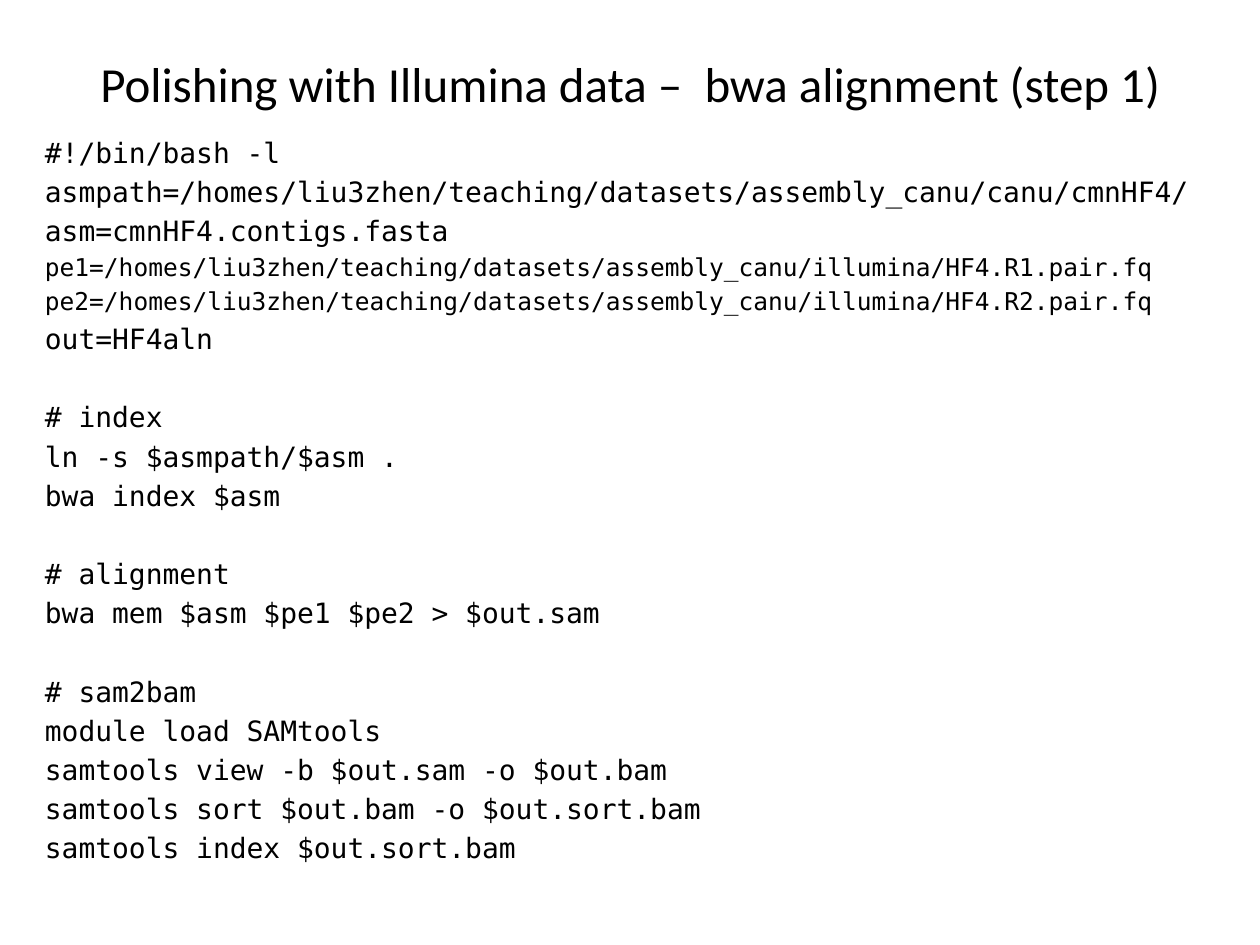
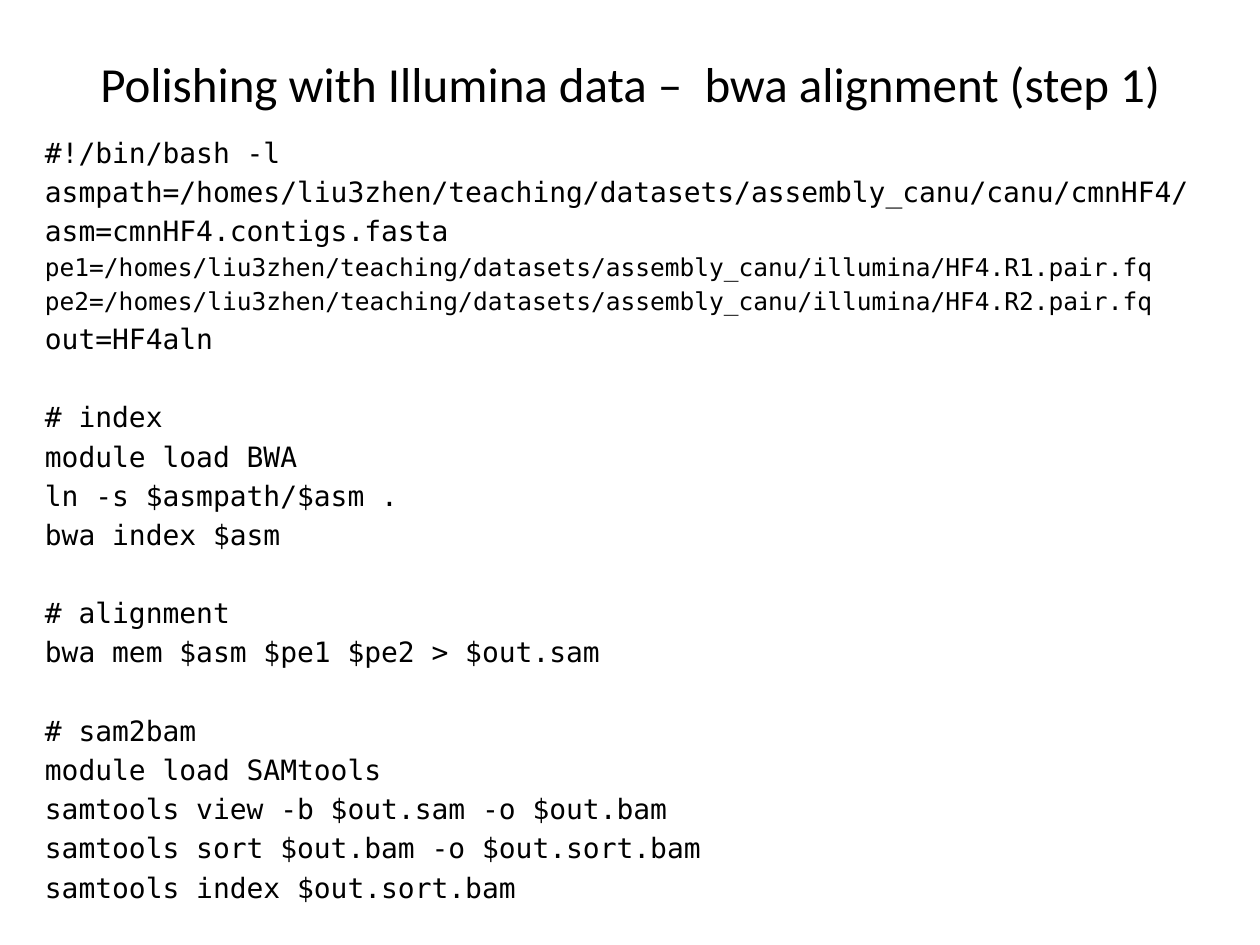
Before and after one commit to liu3zhenlab/teaching, a slide deck: slide 25 of PLPTH813Bioinformatis/2021/labs/lab10_assembly.pptx. Drawn at 1260x945 pixels with LibreOffice and Linux fonts; fonts in the diff are those of the drawing. Boxes give left, top, right and bottom in pixels: in the first picture for what was removed or moved away, otherwise in the second. Text is boxed around its words. In the diff, an @@ line names an element or a change of style, - is before the commit and + after.

```diff
--- a/PLPTH813Bioinformatis/2021/labs/lab10_assembly.pptx
+++ b/PLPTH813Bioinformatis/2021/labs/lab10_assembly.pptx
@@ text at (45,445,297,468): paragraph added @@
+module load BWA
```
Also in this commit, not shown: 7 other slides changed, 1 slide removed, 6 other files.
